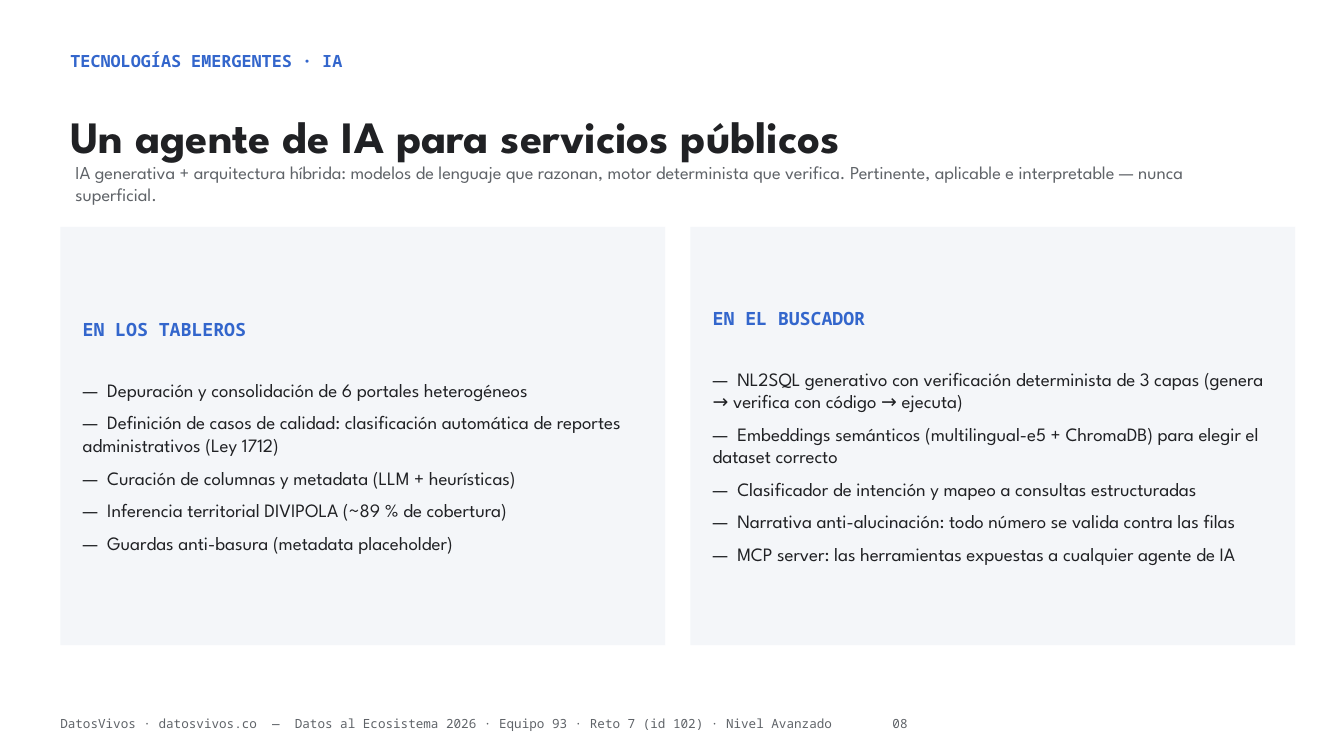
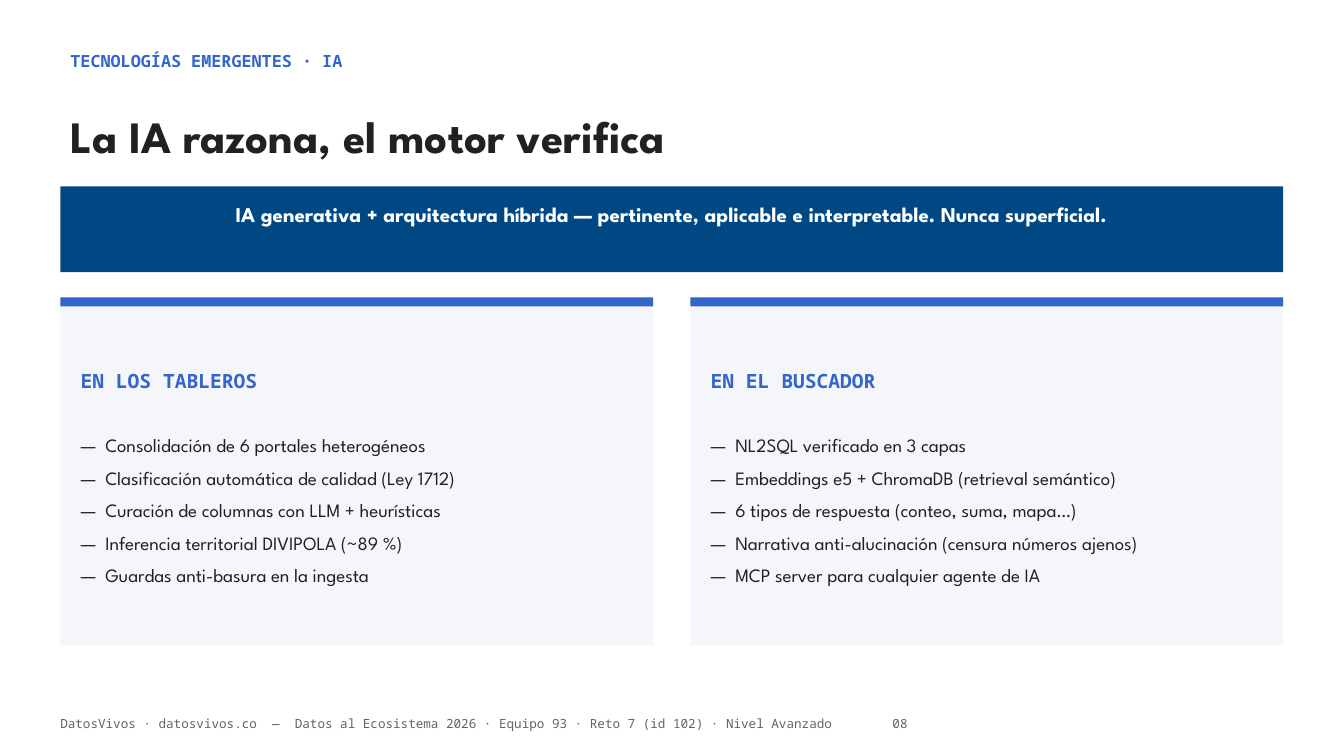
Before and after one commit to jsricop/DatosVivos, a slide deck: slide 8 of recursos/presentacion.pptx. Drawn at 1344x756 pixels with LibreOffice and Linux fonts; fonts in the diff are those of the drawing. Boxes give left, top, right and bottom in pixels: in the first picture for what was removed or moved away, otherwise in the second. Text is boxed around its words. In the diff, an @@ line names an element or a change of style, - is before the commit and + after.

```diff
--- a/recursos/presentacion.pptx
+++ b/recursos/presentacion.pptx
@@ text at [70, 121, 665, 160]: text changed @@
-Un agente de IA para servicios públicos
+La IA razona, el motor verifica
@@ rectangle "IA generativa + arquitectura híbrida ...": place and size @@
-rectangle "IA generativa + arquitectura híbrida ..." at [75, 160, 1183, 205]
+rectangle "IA generativa + arquitectura híbrida ..." at [60, 187, 1284, 272]
@@ rectangle "IA generativa + arquitectura híbrida ..." at [60, 187, 1284, 272]: vertical alignment top to middle; fill none to #004884 @@
@@ text in rectangle at [236, 207, 1107, 227]: text changed; size 13 to 15 pt; text colour #5F6368 to #FFFFFF; bold on @@
-IA generativa + arquitectura híbrida: modelos de lenguaje que razonan, motor determinista que verifica. Pertinente, aplicable e interpretable — nunca superficial.
+IA generativa + arquitectura híbrida — pertinente, aplicable e interpretable. Nunca superficial.
@@ rectangle "EN LOS TABLEROS": place and size @@
-rectangle "EN LOS TABLEROS" at [60, 227, 665, 645]
+rectangle "EN LOS TABLEROS" at [60, 297, 653, 645]
@@ rectangle added at [60, 297, 653, 307], fill #3366CC @@
@@ rectangle "EN EL BUSCADOR": place and size @@
-rectangle "EN EL BUSCADOR" at [691, 227, 1296, 645]
+rectangle "EN EL BUSCADOR" at [691, 297, 1284, 645]
@@ rectangle added at [691, 297, 1284, 307], fill #3366CC @@
@@ text in rectangle at [81, 373, 257, 388]: size 13 to 14 pt in "EN LOS TABLEROS"; more space between paragraphs @@
@@ text in rectangle at [711, 373, 875, 388]: size 13 to 14 pt in "EN EL BUSCADOR"; more space between paragraphs @@
@@ text in rectangle at [105, 439, 455, 586]: text changed @@
-— Depuración y consolidación de 6 portales heterogéneos
-— Definición de casos de calidad: clasificación automática de reportes administrativos (Ley 1712)
-— Curación de columnas y metadata (LLM + heurísticas)
-— Inferencia territorial DIVIPOLA (~89 % de cobertura)
-— Guardas anti-basura (metadata placeholder)
+— Consolidación de 6 portales heterogéneos
+— Clasificación automática de calidad (Ley 1712)
+— Curación de columnas con LLM + heurísticas
+— Inferencia territorial DIVIPOLA (~89 %)
+— Guardas anti-basura en la ingesta
@@ text in rectangle at [735, 439, 1137, 586]: text changed @@
-— NL2SQL generativo con verificación determinista de 3 capas (genera → verifica con código → ejecuta)
-— Embeddings semánticos (multilingual-e5 + ChromaDB) para elegir el dataset correcto
-— Clasificador de intención y mapeo a consultas estructuradas
-— Narrativa anti-alucinación: todo número se valida contra las filas
-— MCP server: las herramientas expuestas a cualquier agente de IA
+— NL2SQL verificado en 3 capas
+— Embeddings e5 + ChromaDB (retrieval semántico)
+— 6 tipos de respuesta (conteo, suma, mapa…)
+— Narrativa anti-alucinación (censura números ajenos)
+— MCP server para cualquier agente de IA
```
Also in this commit, not shown: 16 other slides changed, 1 slide added, 2 slides removed, 3 other files.
